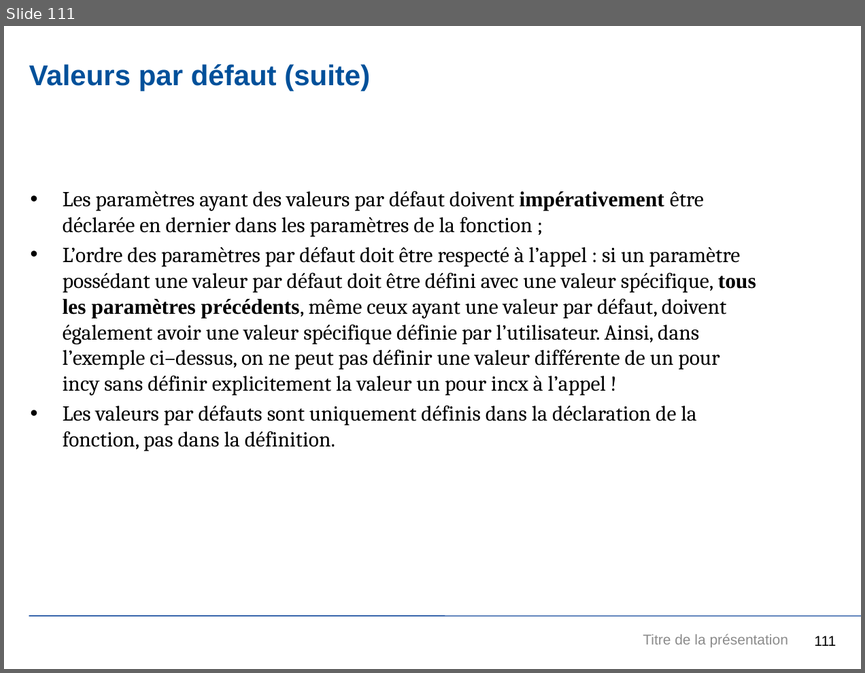
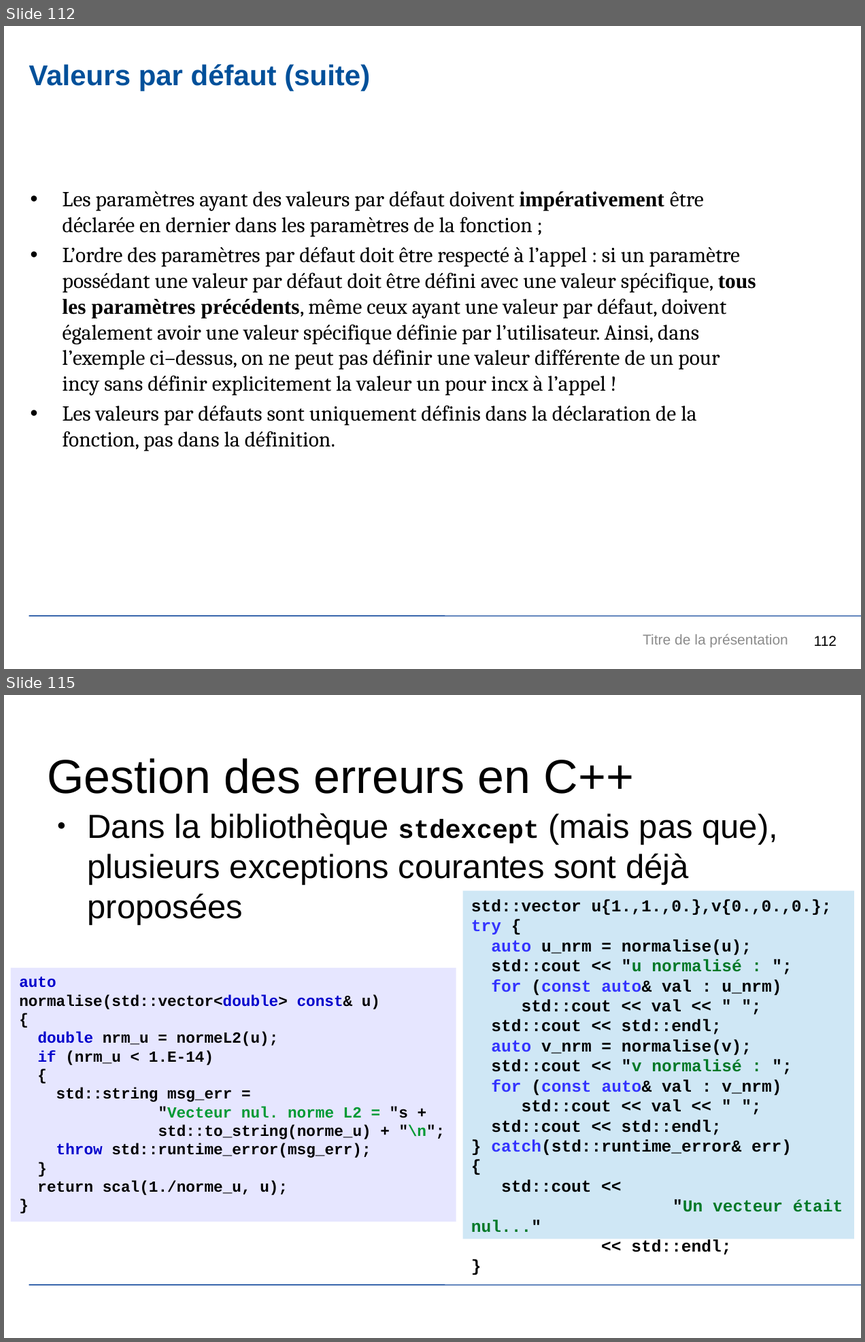
Before and after one commit to JuvignyEnsta/C-2020, a slide deck: Transparents/InitiationCpp.pptx. Shown one above the other, each under a label of ours: slide 111 before the commit, slides 112 and 115 after it; the slides between them are not shown. The pictures are 865x673 and 865x1342 pixels, drawn with LibreOffice and Linux fonts; fonts in the diff are those of the drawing; background and template pictures are left out. Boxes give left, top, right and bottom in pixels: in the first picture for what was removed or moved away, otherwise in the second. Text is boxed around its words. In the diff, an @@ line names an element or a change of style, - is before the commit and + after.

```diff
--- a/Transparents/InitiationCpp.pptx
+++ b/Transparents/InitiationCpp.pptx
@@ slide 115 added at box(4, 695, 861, 1338), background #FFFFFF; not listed: 1 template element that a slide beside it also shows @@
@@ text added at box(47, 758, 634, 794), 40 pt, text #000000 @@
+Gestion des erreurs en C++
@@ text added at box(88, 813, 778, 925), 28 pt, text #000000 @@
+● Dans la bibliothèque stdexcept (mais pas que), plusieurs exceptions courantes sont déjà proposées
@@ rectangle added at box(462, 890, 854, 1238), fill #CFE7F5, 14 pt, text #000000, bold @@
+std::vector u{1.,1.,0.},v{0.,0.,0.};
+try {
+auto u_nrm = normalise(u);
+std::cout << "u normalisé : ";
+for (const auto& val : u_nrm)
+std::cout << val << " ";
+std::cout << std::endl;
+auto v_nrm = normalise(v);
+std::cout << "v normalisé : ";
+for (const auto& val : v_nrm)
+std::cout << val << " ";
+std::cout << std::endl;
+} catch(std::runtime_error& err)
+{
+std::cout <<
+"Un vecteur était nul..."
+<< std::endl;
+}
@@ rectangle added at box(11, 968, 456, 1221), fill #E6E6FF, 13 pt, text #000000, bold @@
+auto
+normalise(std::vector<double> const& u)
+{
+double nrm_u = normeL2(u);
+if (nrm_u < 1.E-14)
+{
+std::string msg_err =
+"Vecteur nul. norme L2 = "s + std::to_string(norme_u) + "\n";
+throw std::runtime_error(msg_err);
+}
+return scal(1./norme_u, u);
+}
@@ what was slide 111 is now slide 112 @@
@@ page number at box(814, 635, 836, 645): text changed @@
-111
+112
```
Also in this commit, not shown: 108 other slides changed, 7 other slides added, 2 slides removed, 3 other files.
